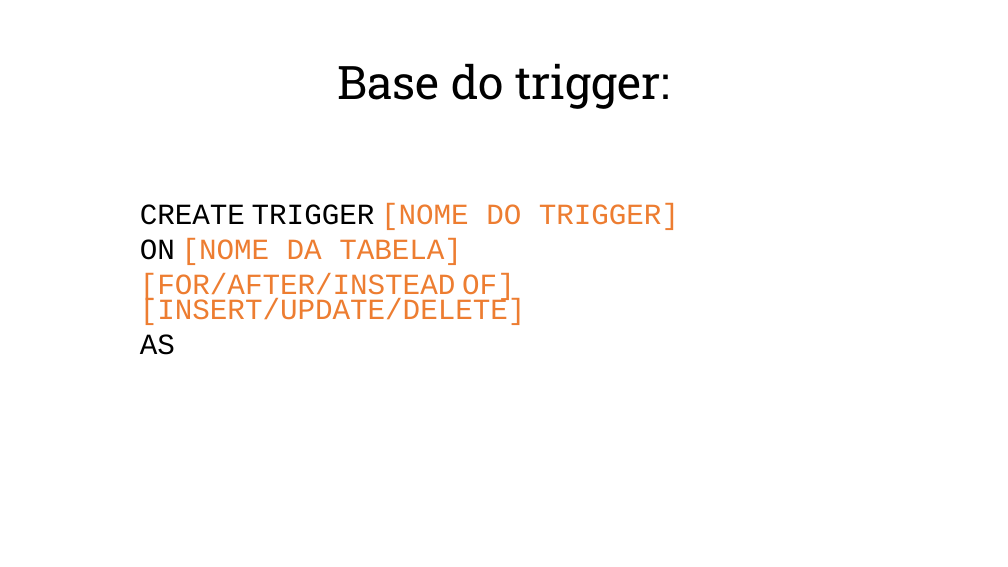
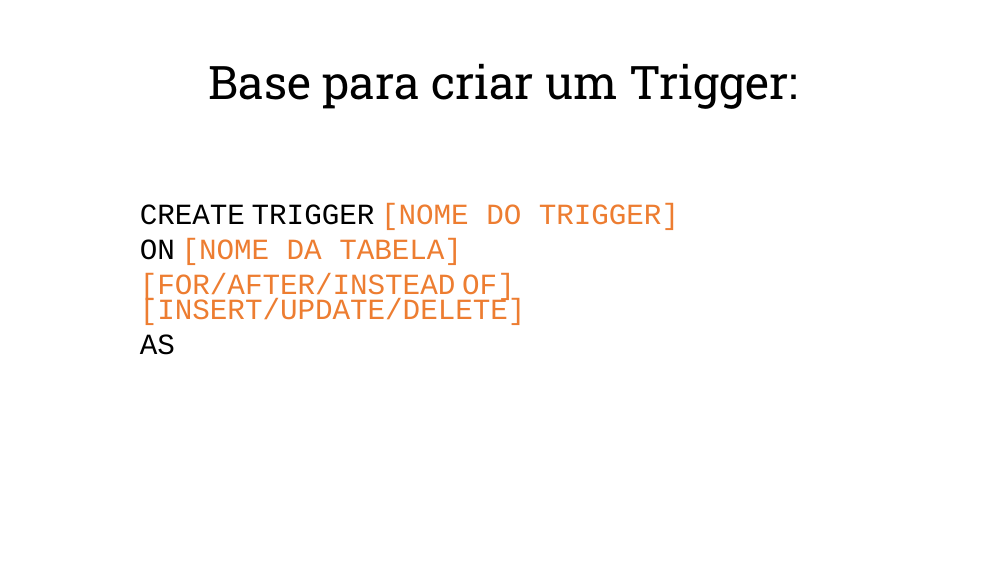
Before and after one commit to carlosmorette/triggers-sql, a slide deck: slide 3 of Apresentação.pptx. Drawn at 1008x567 pixels with LibreOffice and Linux fonts; fonts in the diff are those of the drawing. Boxes give left, top, right and bottom in pixels: in the first picture for what was removed or moved away, otherwise in the second. Text is boxed around its words. In the diff, an @@ line names an element or a change of style, - is before the commit and + after.

```diff
--- a/Apresentação.pptx
+++ b/Apresentação.pptx
@@ title at (209,63,798,109): text changed @@
-Base do trigger:
+Base para criar um Trigger:
```
Also in this commit, not shown: 3 other slides changed, 1 slide added, 6 other files.
